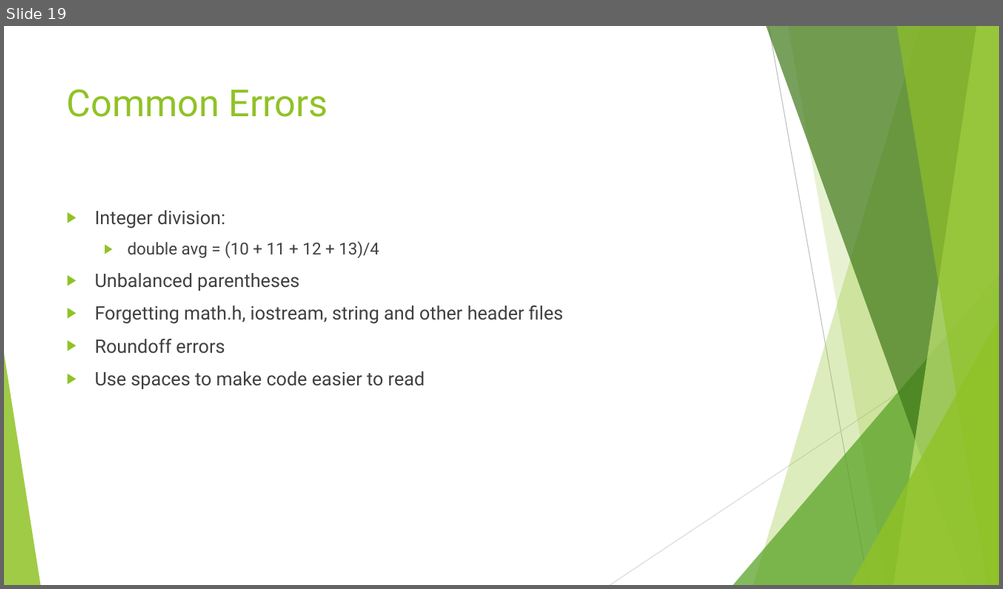
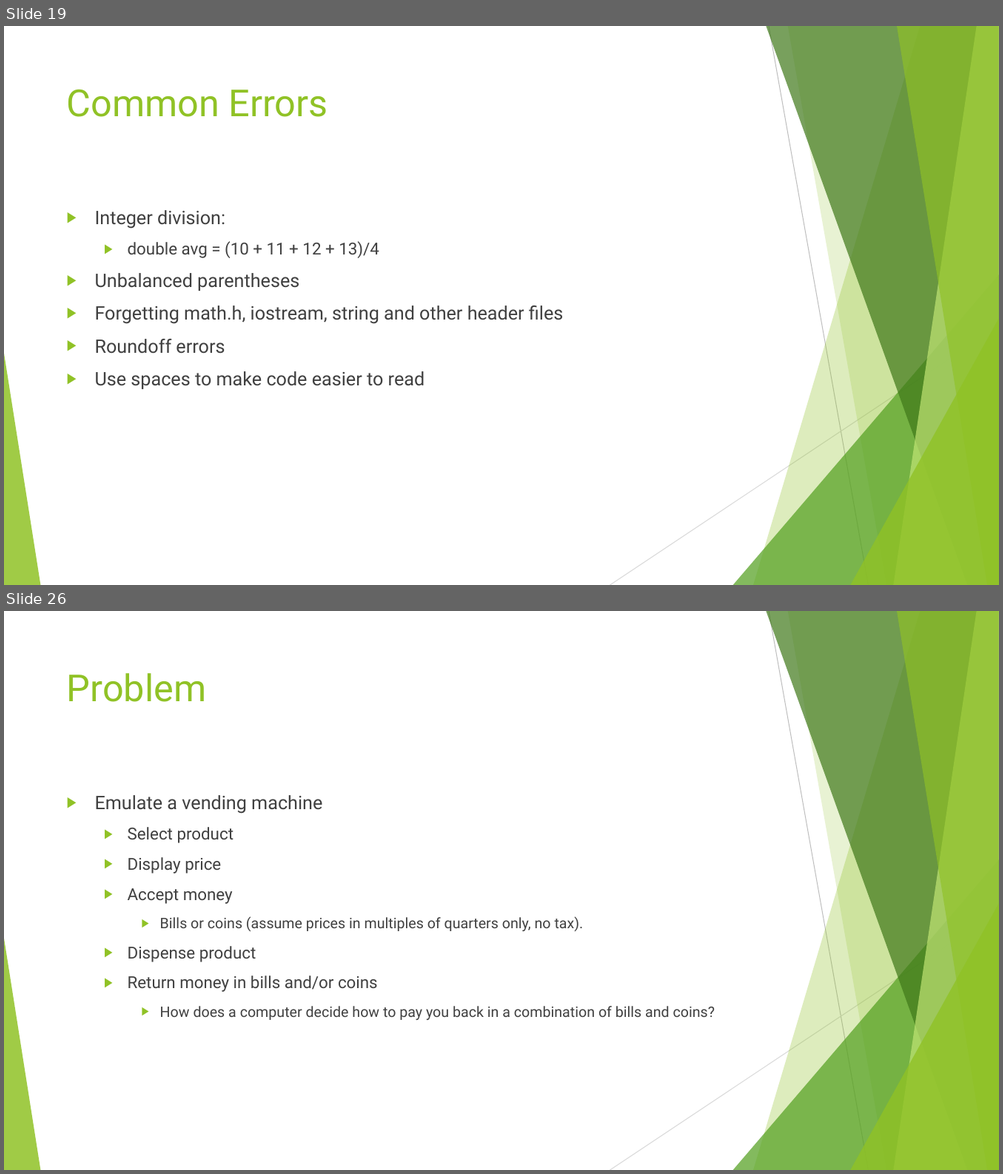
Before and after one commit to AnthemBolts/cpp-class, a slide deck: slides/Intro to C++ 2.pptx. Shown one above the other, each under a label of ours: slide 19 before the commit, slides 19 and 26 after it; the slides between them are not shown. The pictures are 1003x589 and 1003x1174 pixels, drawn with LibreOffice and Linux fonts; fonts in the diff are those of the drawing. Boxes give left, top, right and bottom in pixels: in the first picture for what was removed or moved away, otherwise in the second. Text is boxed around its words. In the diff, an @@ line names an element or a change of style, - is before the commit and + after.

```diff
--- a/slides/Intro to C++ 2.pptx
+++ b/slides/Intro to C++ 2.pptx
@@ slide 26 added at bbox=[4, 611, 999, 1170], background #FFFFFF; not listed: 10 template elements that a slide beside it also shows @@
@@ title added at bbox=[67, 673, 206, 702], 36 pt, text #90C226 @@
+Problem
@@ text added at bbox=[95, 795, 714, 1020], 14 pt, text #404040 @@
+▶ Emulate a vending machine
+  ▶ Select product
+  ▶ Display price
+  ▶ Accept money
+    ▶ Bills or coins (assume prices in multiples of quarters only, no tax).
+  ▶ Dispense product
+  ▶ Return money in bills and/or coins
+    ▶ How does a computer decide how to pay you back in a combination of bills and coins?
```
Also in this commit, not shown: 2 slides changed, 7 other slides added.
